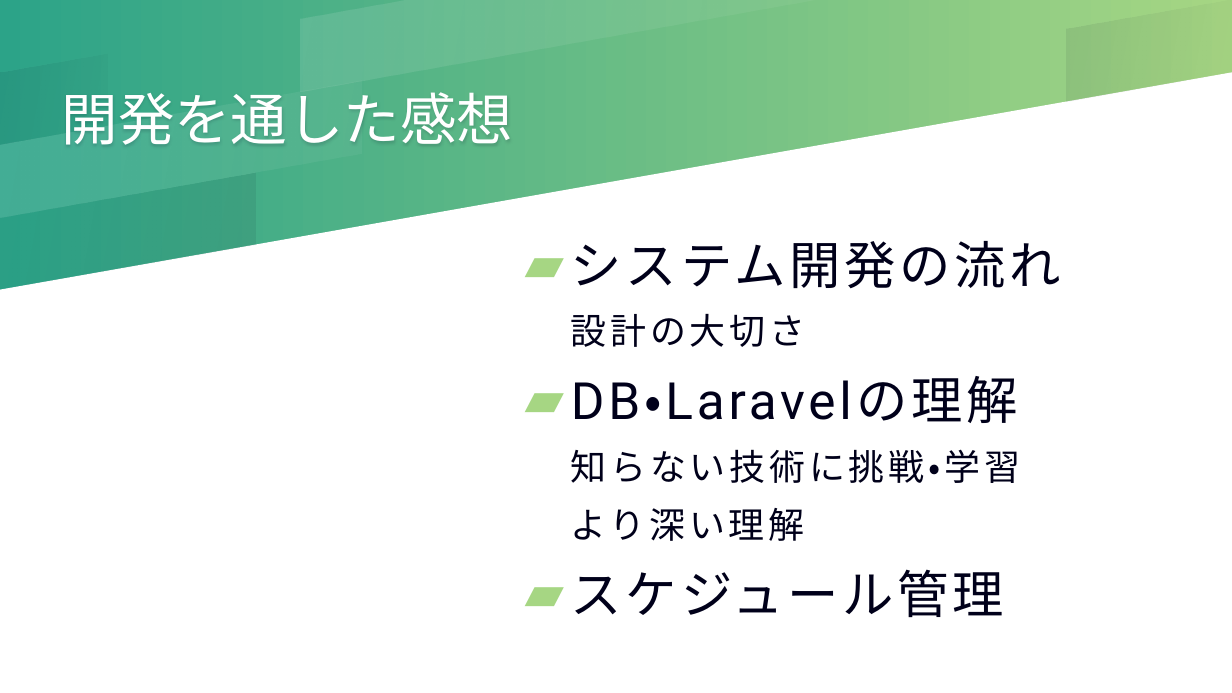
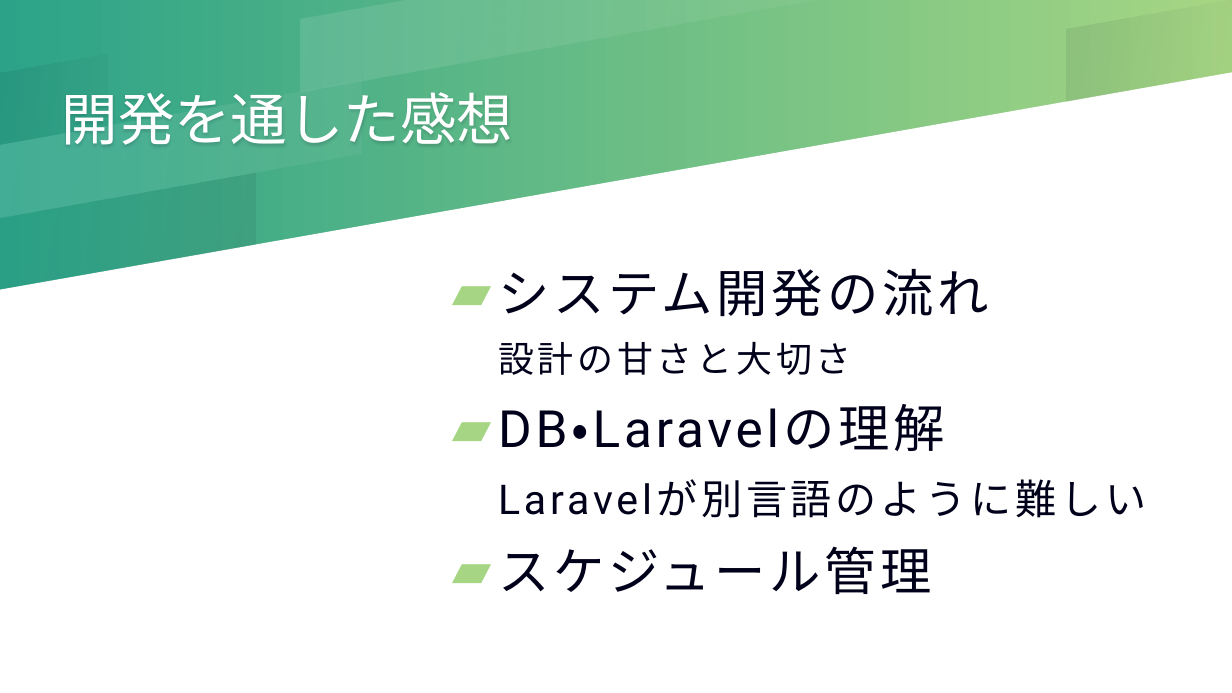
Before and after one commit to Ikeda-Tomohisa/point, a slide deck: slide 6 of PHP自作発表.pptx. Drawn at 1232x693 pixels with LibreOffice and Linux fonts; fonts in the diff are those of the drawing. Boxes give left, top, right and bottom in pixels: in the first picture for what was removed or moved away, otherwise in the second. Text is boxed around its words. In the diff, an @@ line names an element or a change of style, - is before the commit and + after.

```diff
--- a/PHP自作発表.pptx
+++ b/PHP自作発表.pptx
@@ text "システム開発の流れ": place and size @@
-text "システム開発の流れ" at [571,241,1061,617]
+text "システム開発の流れ" at [498,269,988,594]
@@ text at [498,342,852,375]: text changed @@
-設計の大切さ
+設計の甘さと大切さ
@@ text at [571,449,1020,541]: text changed; size 28 to 32 pt @@
-知らない技術に挑戦・学習
-より深い理解
+Laravelが別言語のように難しい
```
Also in this commit, not shown: 4 other slides changed, 2 other files.
